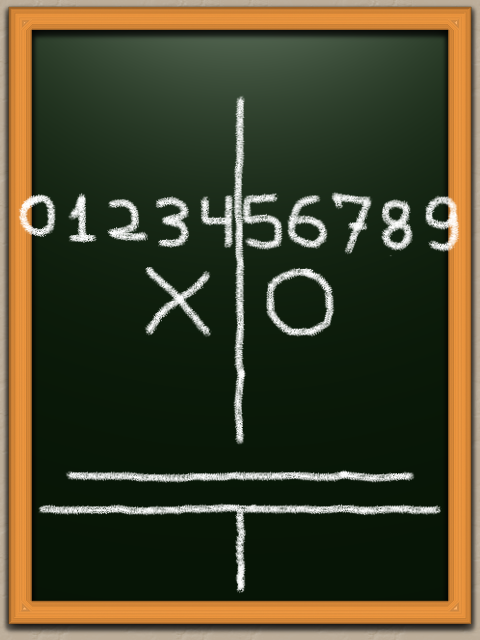
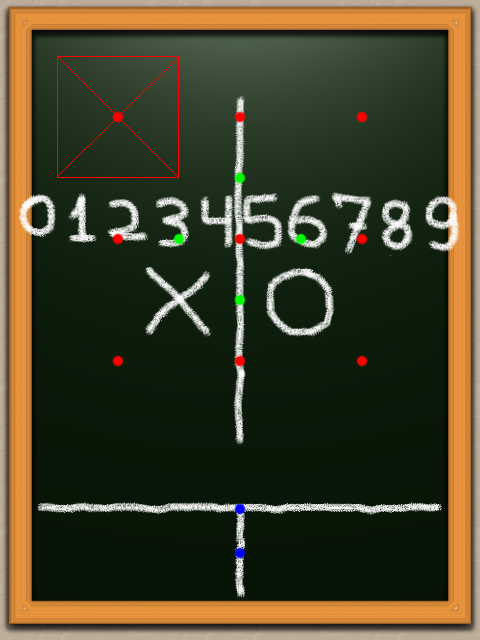
Layered file, before and after one edit (480 × 640). Changes by layer:
added layer "points" above "layout" over [112, 111, 368, 559]
added layer "debug_area" in group "layout" over [57, 56, 179, 178]
added group "score" with 2 layers in group "layout" over [37, 502, 442, 598]
added layer "divide" in group "score" over [234, 509, 246, 598]
renamed "score" to "line", moved it into group "score", painted on it over [37, 502, 442, 594]
removed layer "hash_line_horizontal" from group "layout" over [65, 469, 415, 483]
